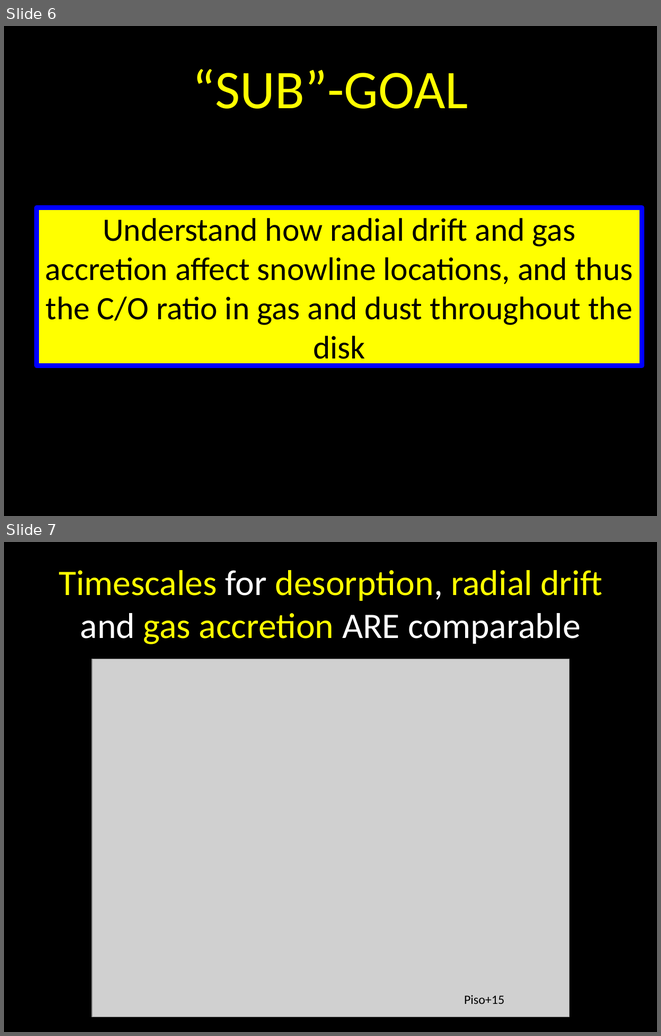
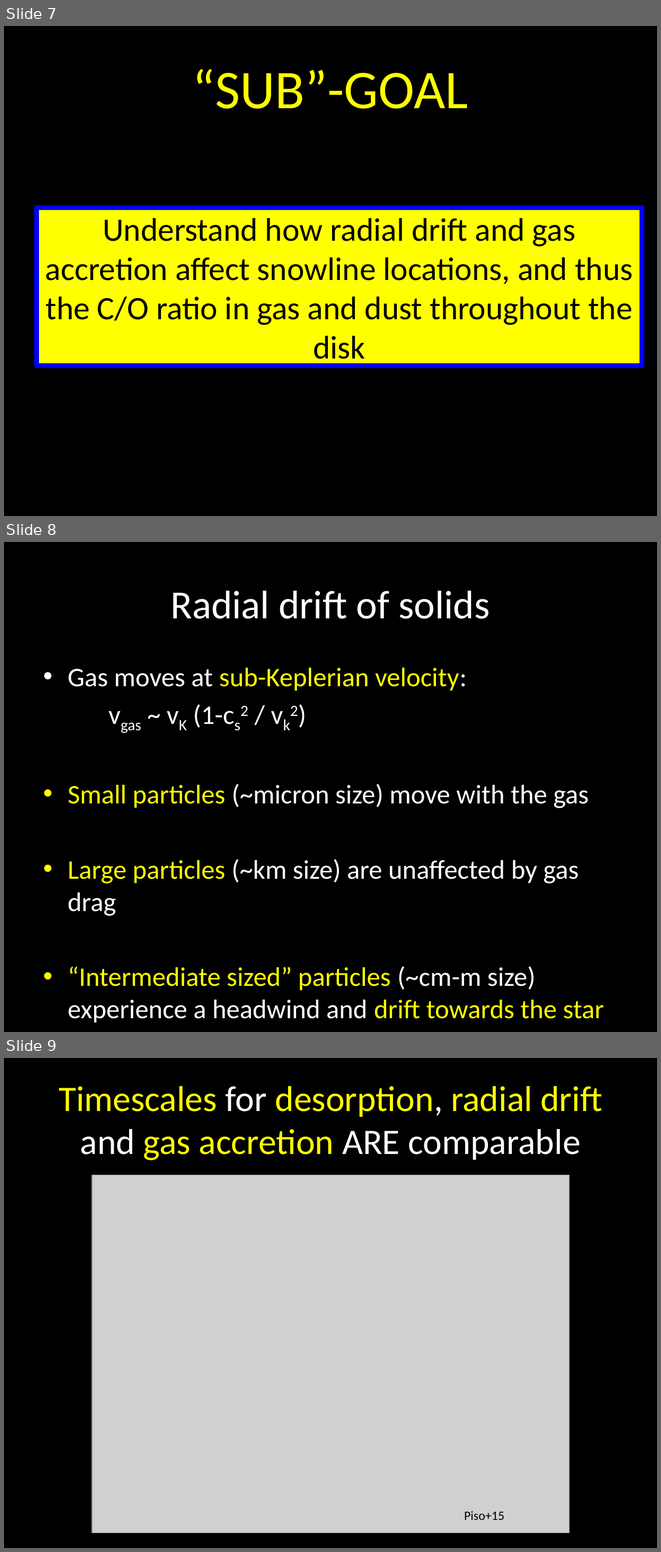
Before and after one commit to apiso/Thesis, a slide deck: slides/astrochem_talk.pptx. Shown one above the other, each under a label of ours: slides 6 and 7 before the commit, slides 7, 8 and 9 after it. The pictures are 661x1036 and 661x1552 pixels, drawn with LibreOffice and Linux fonts; fonts in the diff are those of the drawing; grey boxes stand for pictures. Boxes give left, top, right and bottom in pixels: in the first picture for what was removed or moved away, otherwise in the second. Text is boxed around its words. In the diff, an @@ line names an element or a change of style, - is before the commit and + after.

```diff
--- a/slides/astrochem_talk.pptx
+++ b/slides/astrochem_talk.pptx
@@ slide 8 added at [4, 542, 657, 1032], background #000000 @@
@@ title added at [170, 590, 490, 619], 44 pt, text #FFFFFF @@
+Radial drift of solids
@@ text added at [68, 668, 604, 1022], 29.6 pt, text #FFFFFF @@
+• Gas moves at sub-Keplerian velocity:
+vgas ~ vK (1-cs2 / vk2)
+• Small particles (~micron size) move with the gas
+• Large particles (~km size) are unaffected by gas drag
+• “Intermediate sized” particles (~cm-m size) experience a headwind and drift towards the star
@@ what was slide 6 is now slide 7 @@
@@ what was slide 7 is now slide 9 @@
```
Also in this commit, not shown: 1 other slide added, 5 other files.
